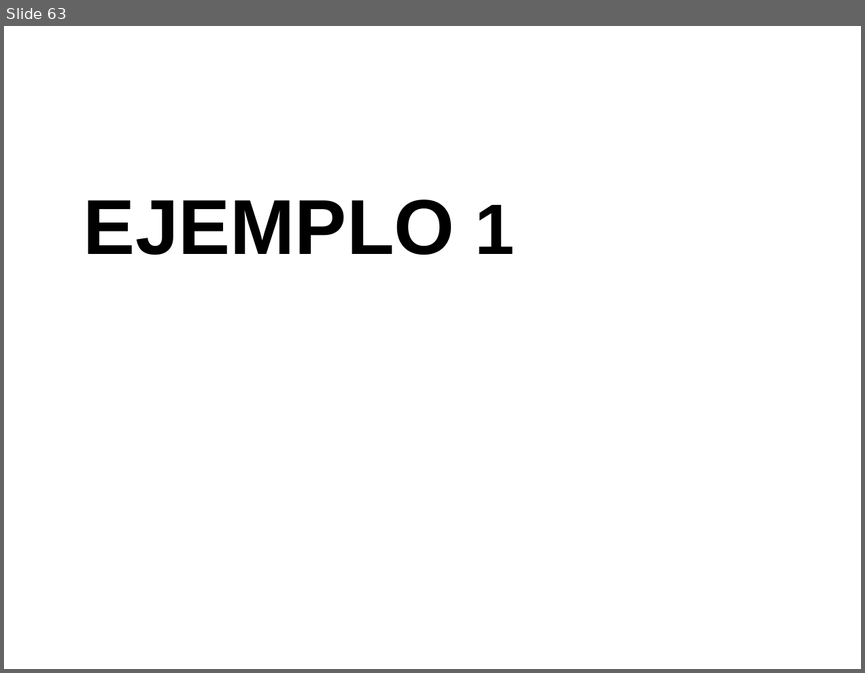
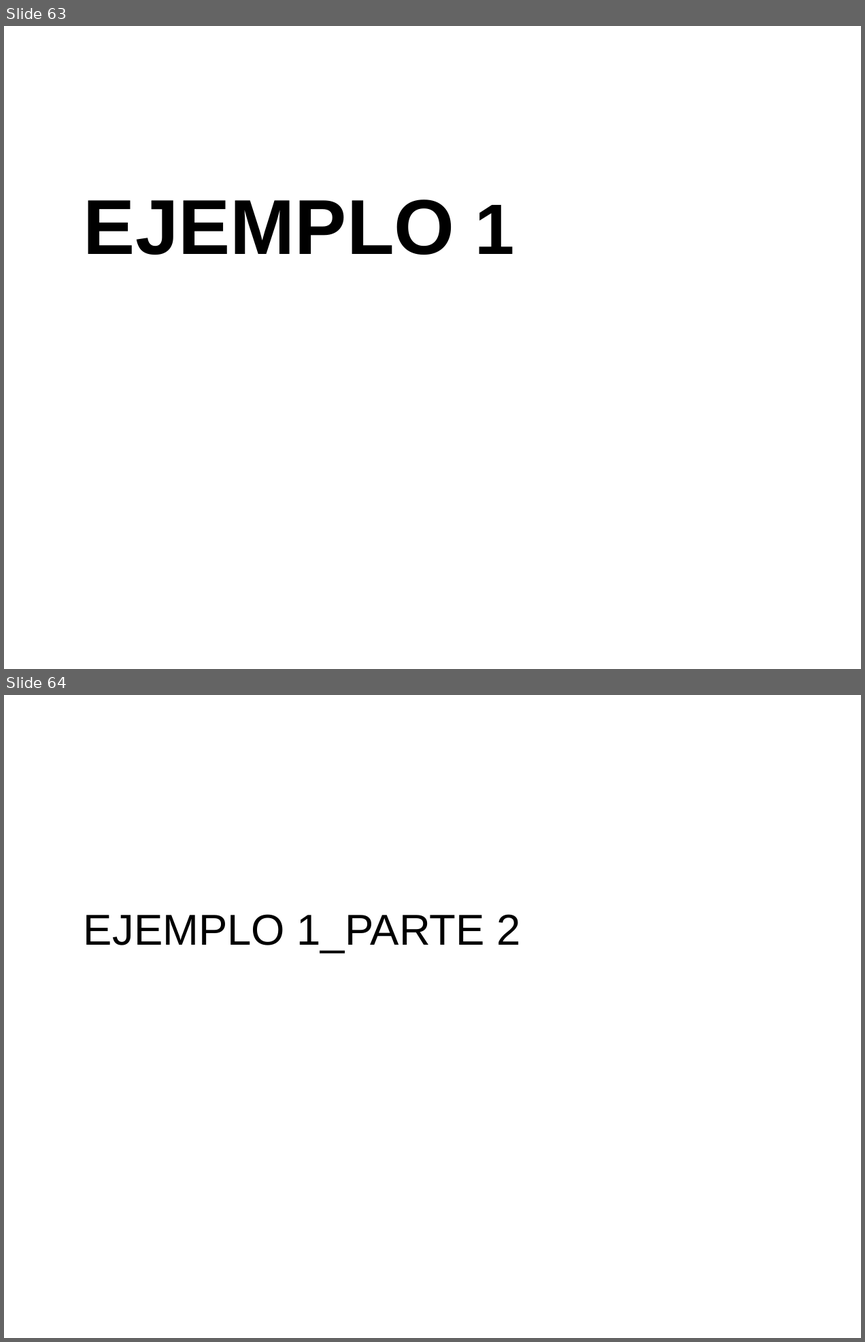
Before and after one commit to javacasm/CursoPythonCompleto, a slide deck: Base_de_Datos/BaseDeDatosPython.odp. Shown one above the other, each under a label of ours: slide 63 before the commit, slides 63 and 64 after it. The pictures are 865x673 and 865x1342 pixels, drawn with LibreOffice and Linux fonts; fonts in the diff are those of the drawing. Boxes give left, top, right and bottom in pixels: in the first picture for what was removed or moved away, otherwise in the second. Text is boxed around its words. In the diff, an @@ line names an element or a change of style, - is before the commit and + after.

Commit message:
Presentacion Base Datos Terminada con todos los ejemplos

```diff
--- a/Base_de_Datos/BaseDeDatosPython.odp
+++ b/Base_de_Datos/BaseDeDatosPython.odp
@@ slide 64 added at (4, 695, 861, 1338), background #FFFFFF @@
@@ text added at (84, 914, 520, 953), 40 pt, text #000000 @@
+EJEMPLO 1_PARTE 2
```
Also in this commit, not shown: 5 slides changed, 5 other files.
